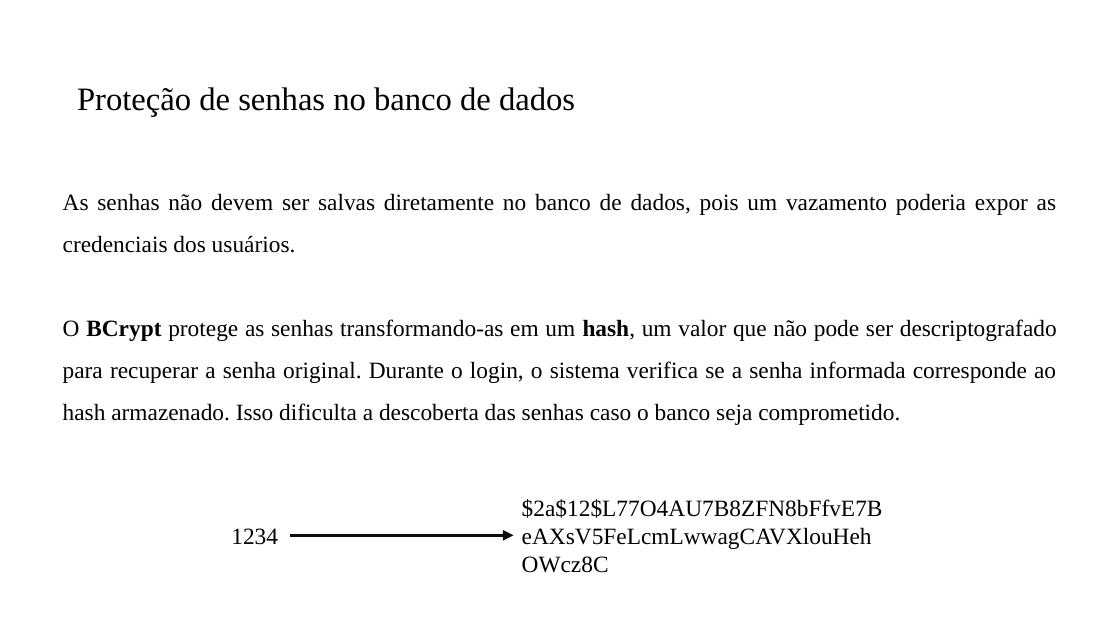
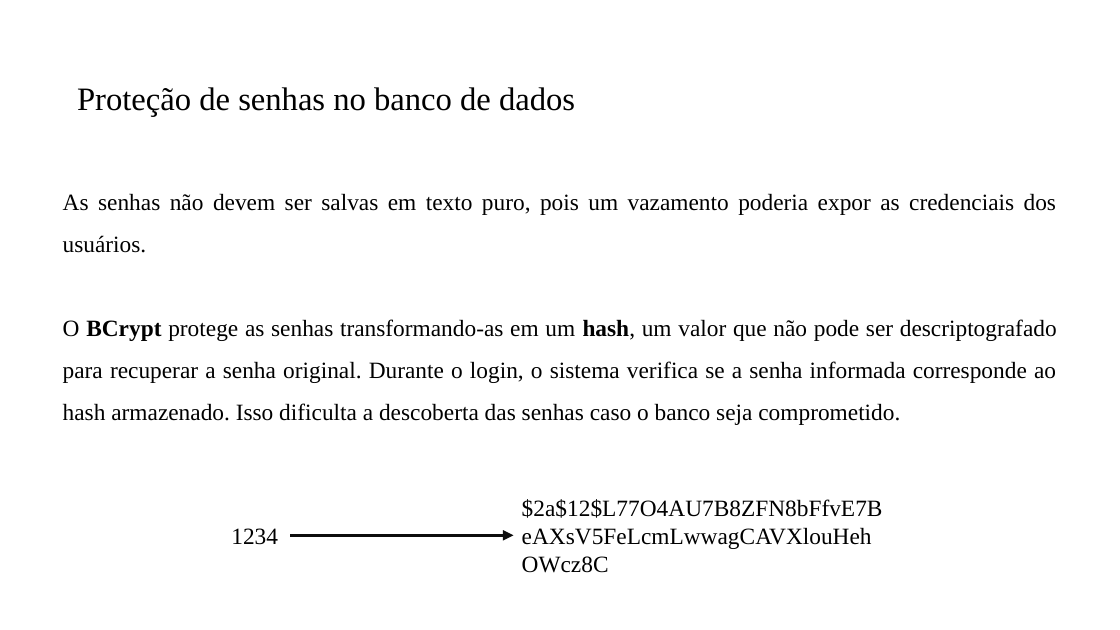
Before and after one commit to PedroMiho/UMC, a slide deck: slide 22 of engenharia-software/software-corporativo/boas-praticas/aula-06-spring-security/spring-security.pptx. Drawn at 1120x630 pixels with LibreOffice and Linux fonts; fonts in the diff are those of the drawing; background and template pictures are left out. Boxes give left, top, right and bottom in pixels: in the first picture for what was removed or moved away, otherwise in the second. Text is boxed around its words. In the diff, an @@ line names an element or a change of style, - is before the commit and + after.

```diff
--- a/engenharia-software/software-corporativo/boas-praticas/aula-06-spring-security/spring-security.pptx
+++ b/engenharia-software/software-corporativo/boas-praticas/aula-06-spring-security/spring-security.pptx
@@ text at [63, 193, 1056, 253]: text changed @@
-As senhas não devem ser salvas diretamente no banco de dados, pois um vazamento poderia expor as credenciais dos usuários.
+As senhas não devem ser salvas em texto puro, pois um vazamento poderia expor as credenciais dos usuários.
```
Also in this commit, not shown: 5 other slides changed.
